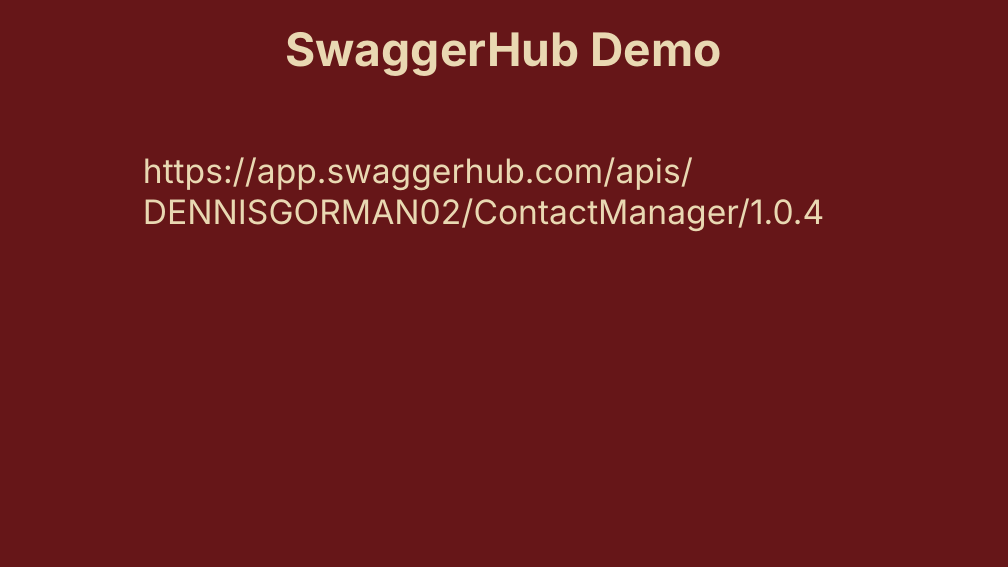
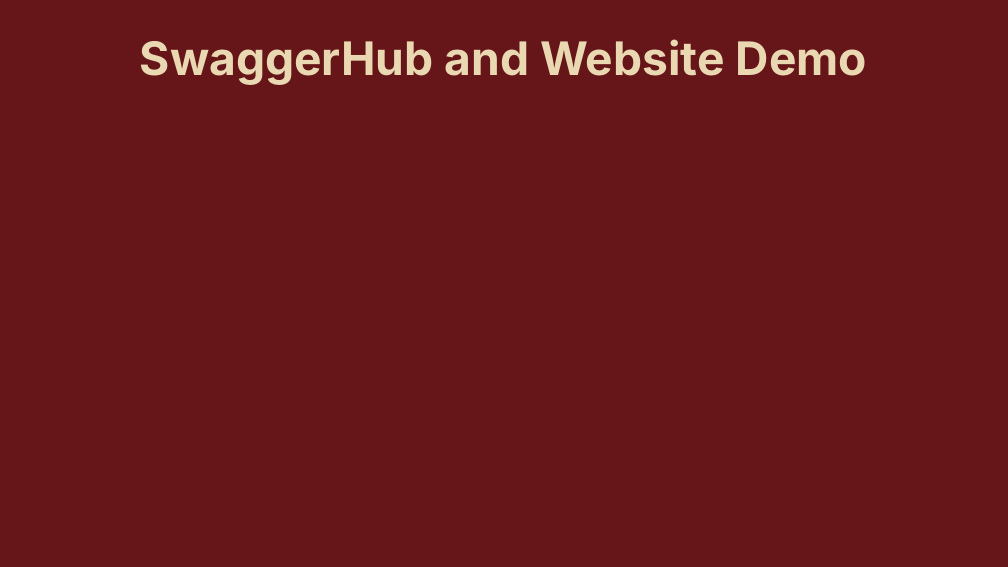
Before and after one commit to matt11matthew/ContactManager, a slide deck: slide 9 of Presentation/Contact Manager Presentation.pptx. Drawn at 1008x567 pixels with LibreOffice and Linux fonts; fonts in the diff are those of the drawing. Boxes give left, top, right and bottom in pixels: in the first picture for what was removed or moved away, otherwise in the second. Text is boxed around its words. In the diff, an @@ line names an element or a change of style, - is before the commit and + after.

```diff
--- a/Presentation/Contact Manager Presentation.pptx
+++ b/Presentation/Contact Manager Presentation.pptx
@@ text at [140,39,867,85]: text changed @@
-SwaggerHub Demo
+SwaggerHub and Website Demo
@@ text removed at [143,157,824,231] @@
-https://app.swaggerhub.com/apis/DENNISGORMAN02/ContactManager/1.0.4
```
Also in this commit, not shown: 7 other slides changed.
